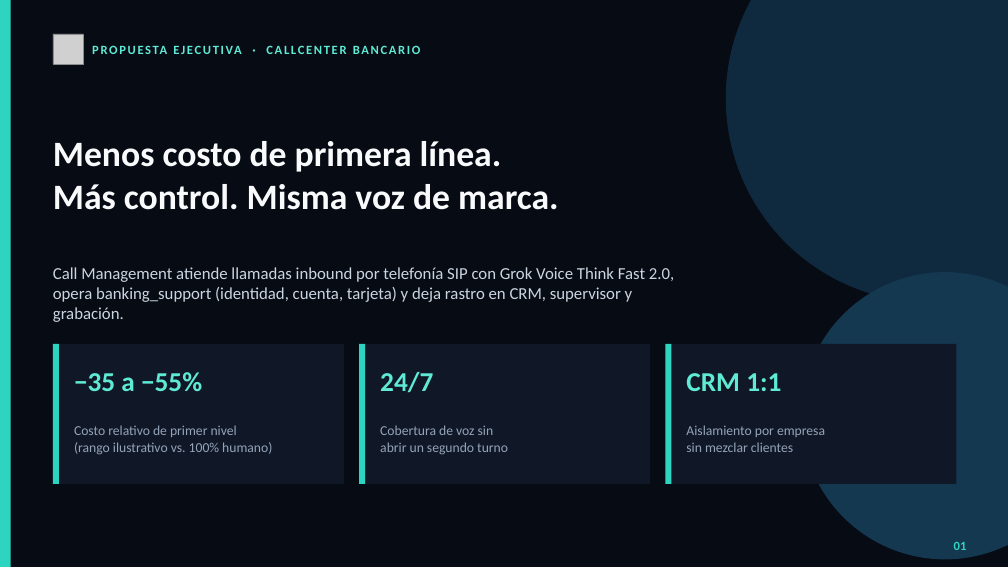
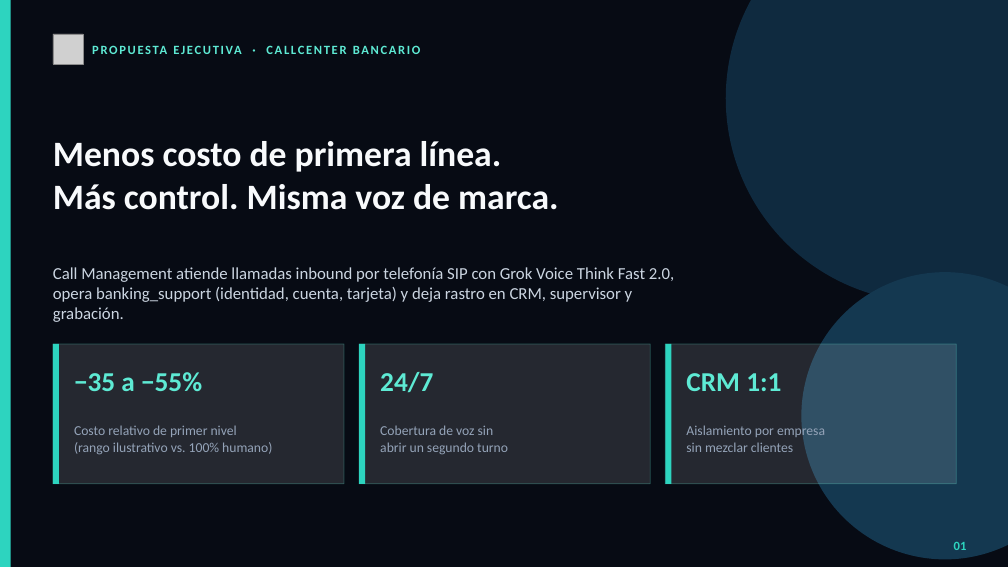
Before and after one commit to Zombie10/CallManagement, a slide deck: slide 1 of docs/Propuesta_Callcenter_Bancario.pptx. Drawn at 1008x567 pixels with LibreOffice and Linux fonts; fonts in the diff are those of the drawing; grey boxes stand for pictures. Boxes give left, top, right and bottom in pixels: in the first picture for what was removed or moved away, otherwise in the second. Text is boxed around its words. In the diff, an @@ line names an element or a change of style, - is before the commit and + after.

```diff
--- a/docs/Propuesta_Callcenter_Bancario.pptx
+++ b/docs/Propuesta_Callcenter_Bancario.pptx
@@ fill #101827 to #FFFFFF at 12% opacity; outline none to #5EEAD4 0.75 pt in 3 elements at <box>53,344,344,484</box>, <box>359,344,650,484</box>, <box>665,344,957,484</box> @@
```
Also in this commit, not shown: 11 other slides changed, 4 other files.
